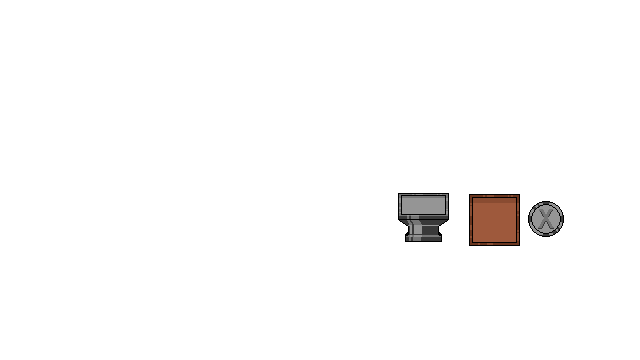
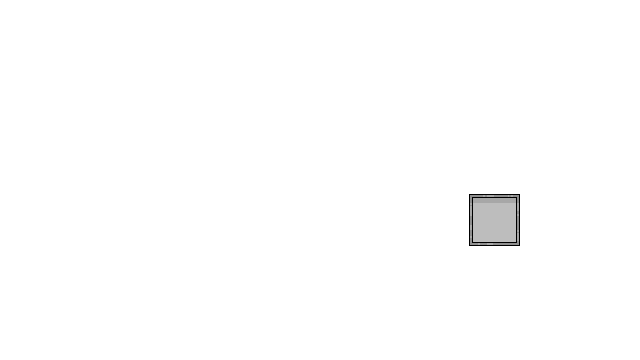
Before/after of a (640, 360) layered artwork. What changed in the layer stack:
hid group "RemoveButton" (1 layers) over <box>528,201,564,237</box>
renamed "ItemSlot copy 5" to "Pedestal", hid it over <box>398,193,449,242</box>
added group "ItemSlot" (1st of 2) with 3 layers above "Circle" over <box>470,195,519,245</box>
moved "ItemSlot" (2nd of 2, in "ItemSlot") into group "ItemSlot" over <box>470,195,519,245</box>
